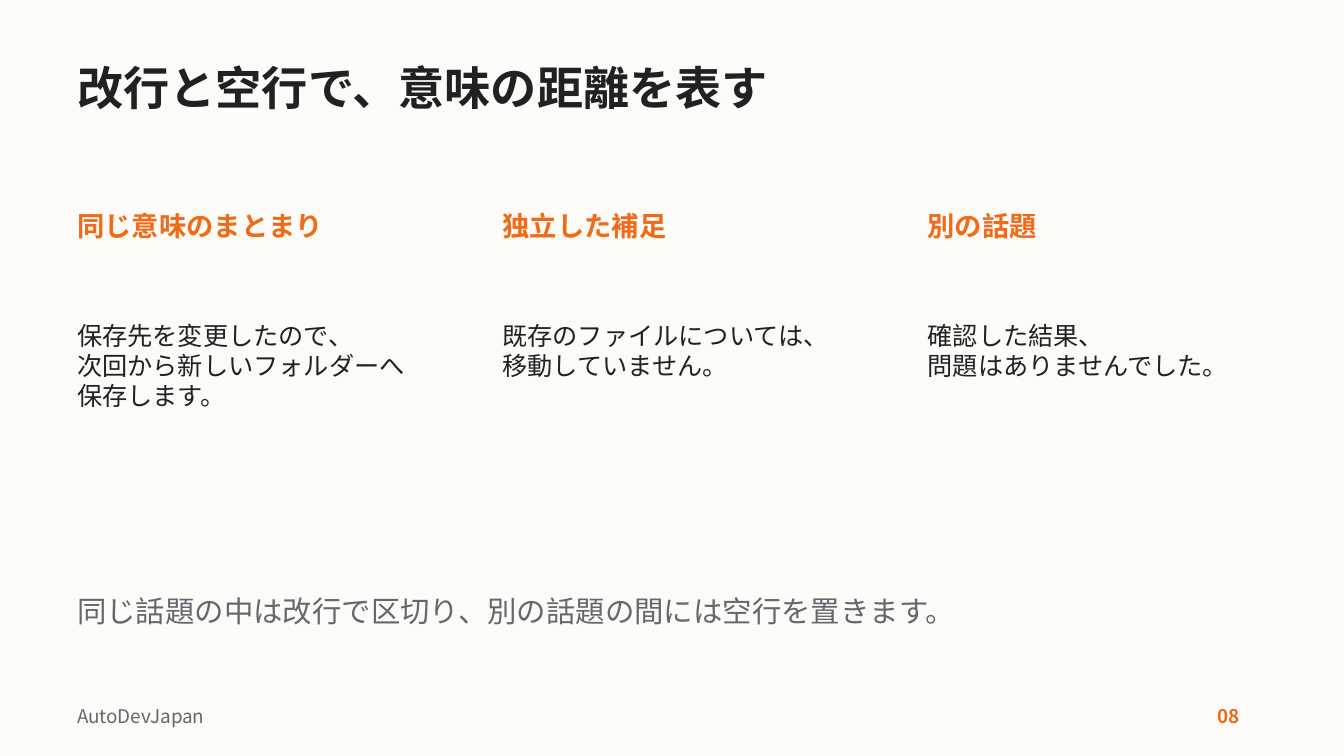
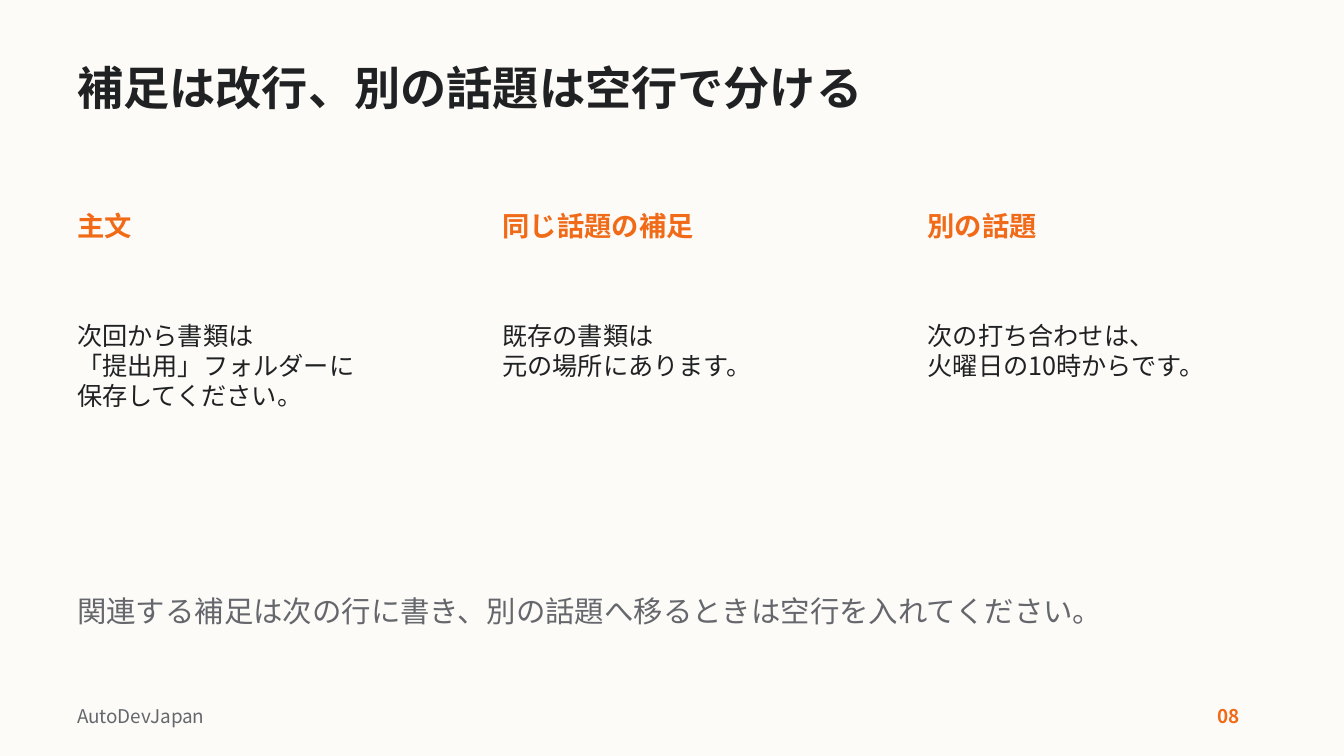
Before and after one commit to AutoDevJapan/GoDD-Unslop, a slide deck: slide 8 of docs/templates/adj-slide-template.pptx. Drawn at 1344x756 pixels with LibreOffice and Linux fonts; fonts in the diff are those of the drawing. Boxes give left, top, right and bottom in pixels: in the first picture for what was removed or moved away, otherwise in the second. Text is boxed around its words. In the diff, an @@ line names an element or a change of style, - is before the commit and + after.

Commit message:
操作を頼む文と動作を説明する文を書き分け、教材と例文をそろえる

```diff
--- a/docs/templates/adj-slide-template.pptx
+++ b/docs/templates/adj-slide-template.pptx
@@ title at box(77, 65, 862, 110): text changed @@
-改行と空行で、意味の距離を表す
+補足は改行、別の話題は空行で分ける
@@ text at box(77, 212, 132, 238): text changed @@
-同じ意味のまとまり
+主文
@@ text at box(502, 213, 693, 239): text changed @@
-独立した補足
+同じ話題の補足
@@ text at box(77, 323, 354, 407): text changed @@
-保存先を変更したので、
-次回から新しいフォルダーへ
-保存します。
+次回から書類は
+「提出用」フォルダーに
+保存してください。
@@ text at box(502, 323, 751, 377): text changed @@
-既存のファイルについては、
-移動していません。
+既存の書類は
+元の場所にあります。
@@ text at box(928, 324, 1205, 377): text changed @@
-確認した結果、
-問題はありませんでした。
+次の打ち合わせは、
+火曜日の10時からです。
@@ text at box(77, 597, 1102, 625): text changed @@
-同じ話題の中は改行で区切り、別の話題の間には空行を置きます。
+関連する補足は次の行に書き、別の話題へ移るときは空行を入れてください。
```
Also in this commit, not shown: 7 other slides changed, 16 other files.
